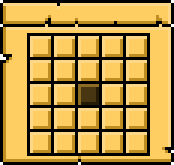
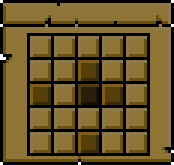
Comparing the layer stacks of the two 174 × 165 images. Changes:
added layer "serow" above "cat" over [30, 60, 123, 153]
